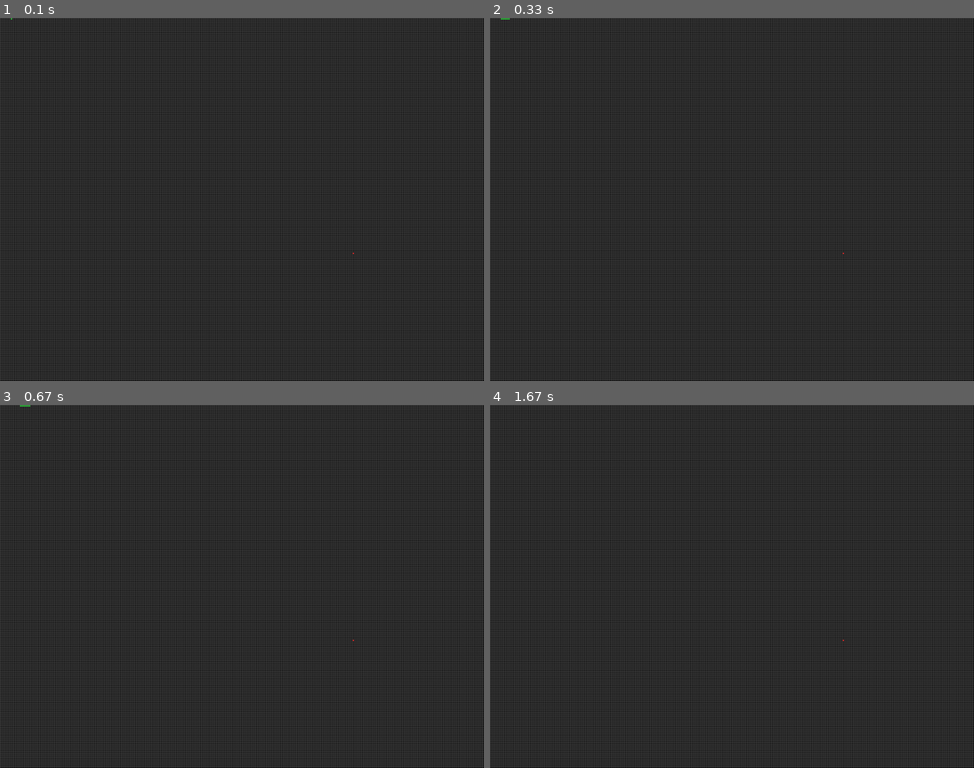
Above: before the commit, frames 1-4 (two rows, left to right).
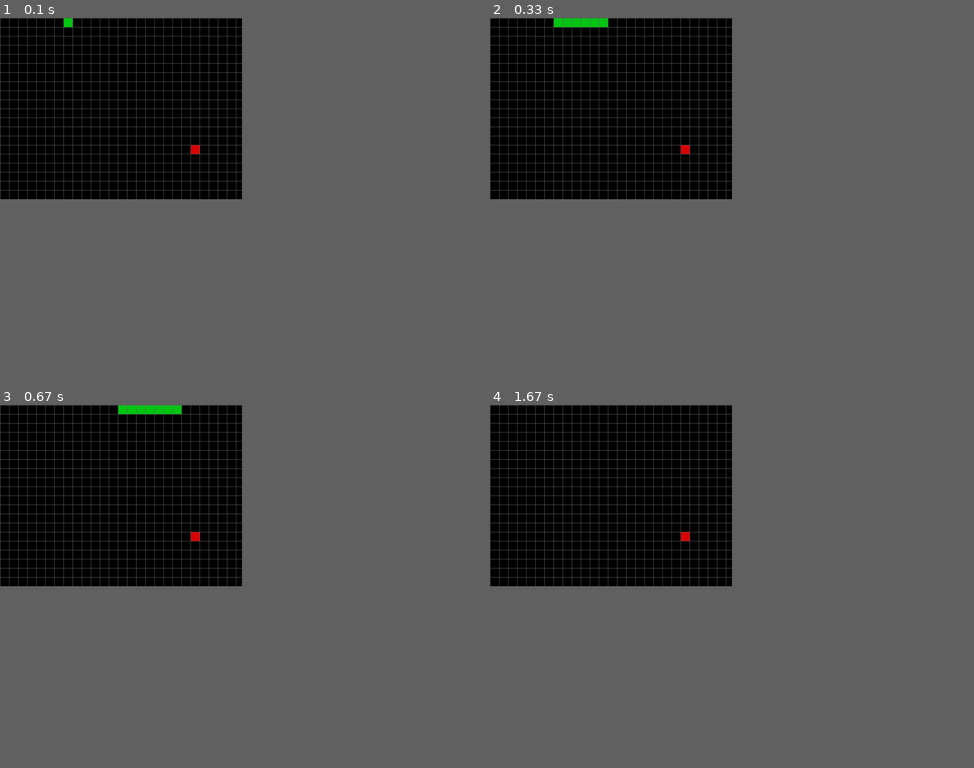
Above: after the commit, the same moments.

Repository: muertos/pygame-snake
Game: pygame game, started from main.py
Two runs of this game, one before a commit and one after it. Both use one fixed random seed, a clock stepped at 60 frames per second and the inputs below.
Inputs:
- Up to frame 1 (0.1 s): no input
- Up to frame 2 (0.33 s): no input
- Up to frame 3 (0.67 s): no input
- Up to frame 4 (1.67 s): hold Up 0.83-1.3 s
The window is 900x675 before the commit and 450x337 after it. Grey fills any space a smaller window leaves; there, only what the larger window draws over its background counts as a difference.

The runs differ from the first frame. In frame 1, 66% of the frame differs, in the area x 0-100%, y 0-100%; in frame 2, 66%; in frame 3, 66%; in frame 4, 66%.

Commit message:
make grid and cell width more reasonably sized

Diff:
--- a/main.py
+++ b/main.py
@@ -17,9 +17,9 @@
   # VARIABLES
   #
 
-  SCREEN_WIDTH: int = 1280
-  SCREEN_HEIGHT: int = 960
-  CELL_WIDTH: int = 4
+  SCREEN_WIDTH: int = 640
+  SCREEN_HEIGHT: int = 480
+  CELL_WIDTH: int = 24
 
   grid = Grid(SCREEN_WIDTH, SCREEN_HEIGHT, CELL_WIDTH)
   snake_length: int = 8
